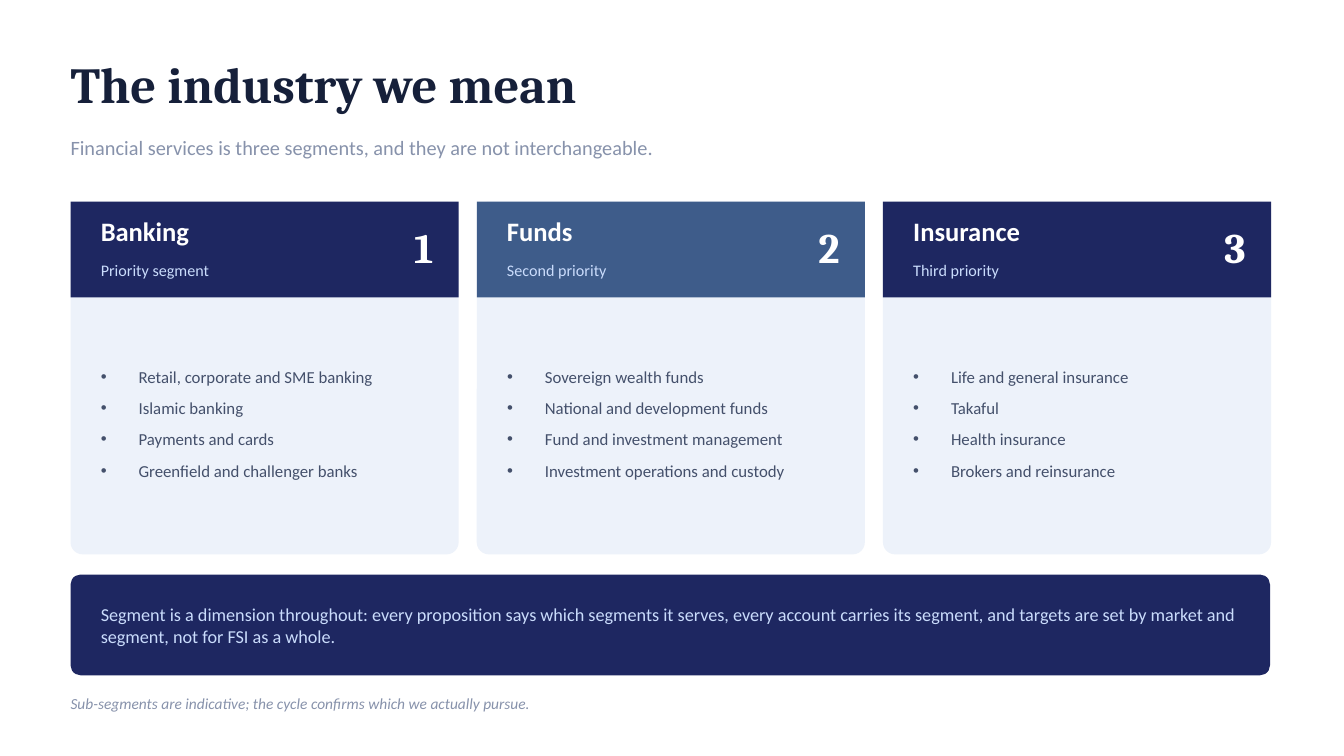
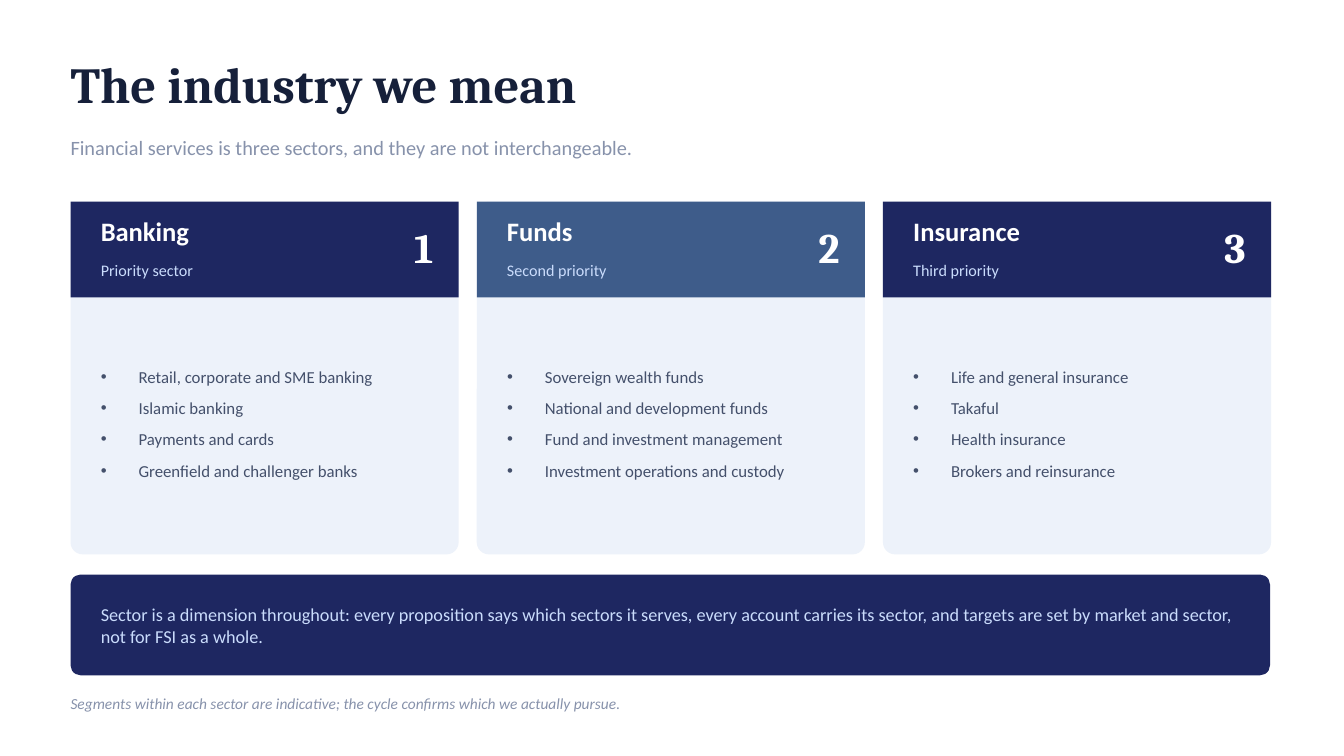
Before and after one commit to dhajjar-cyber/bae, a slide deck: slide 7 of FSI strategy/EAI&D-FSI-Strategy-Development-Plan.pptx. Drawn at 1344x756 pixels with LibreOffice and Linux fonts; fonts in the diff are those of the drawing. Boxes give left, top, right and bottom in pixels: in the first picture for what was removed or moved away, otherwise in the second. Text is boxed around its words. In the diff, an @@ line names an element or a change of style, - is before the commit and + after.

```diff
--- a/FSI strategy/EAI&D-FSI-Strategy-Development-Plan.pptx
+++ b/FSI strategy/EAI&D-FSI-Strategy-Development-Plan.pptx
@@ text at (x1=71, y1=141, x2=632, y2=159): text changed @@
-Financial services is three segments, and they are not interchangeable.
+Financial services is three sectors, and they are not interchangeable.
@@ text at (x1=101, y1=265, x2=193, y2=279): text changed @@
-Priority segment
+Priority sector
@@ text at (x1=101, y1=608, x2=1232, y2=643): text changed @@
-Segment is a dimension throughout: every proposition says which segments it serves, every account carries its segment, and targets are set by market and segment, not for FSI as a whole.
+Sector is a dimension throughout: every proposition says which sectors it serves, every account carries its sector, and targets are set by market and sector, not for FSI as a whole.
@@ text at (x1=71, y1=698, x2=620, y2=712): text changed @@
-Sub-segments are indicative; the cycle confirms which we actually pursue.
+Segments within each sector are indicative; the cycle confirms which we actually pursue.
```
Also in this commit, not shown: 18 other slides changed, 2 other files.
